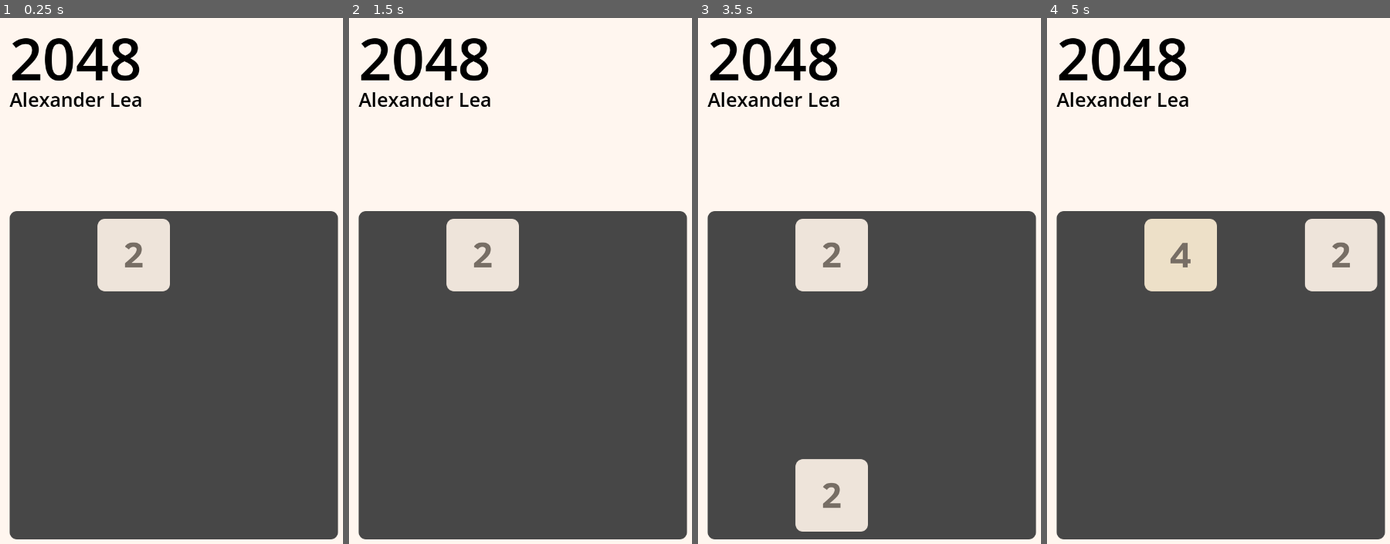
Above: before the commit, frames 1-4 (left to right).
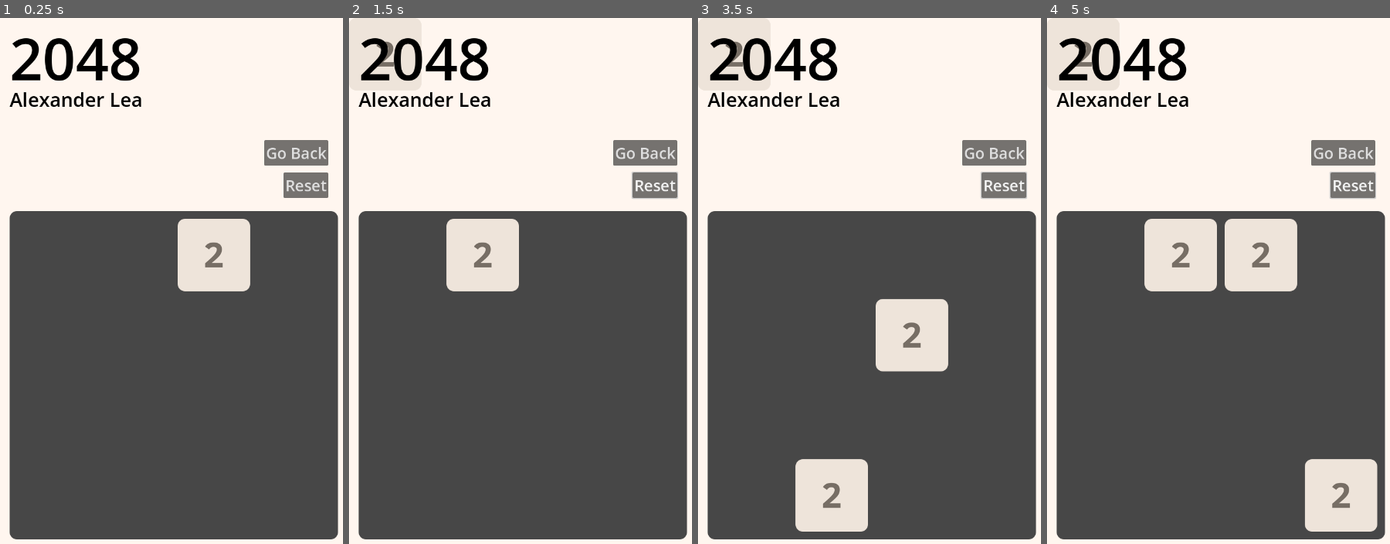
Above: after the commit, the same moments.

Repository: AlexLea444/2048
Game: Godot game, scene res://game.tscn
Two runs of this game, one before a commit and one after it. Both use one fixed random seed, a clock stepped at 60 frames per second and the inputs below.
Inputs (mouse positions are in pixels of both pictures, inside the frame that each line leads up to):
- Up to frame 1 (0.25 s): no input
- Up to frame 2 (1.5 s): click (654, 186) at 0.5 s, where only the run after the commit has a clickable "Reset"; click (643, 154) at 1.25 s, where only the run after the commit has a clickable "Go Back"
- Up to frame 3 (3.5 s): move the mouse to (948, 296) at 2.02 s; click (948, 296) at 2.17 s; drag from (800, 359) to (855, 449) at 2.77 s
- Up to frame 4 (5 s): move the mouse to (1256, 191) at 3.52 s; click (1256, 191) at 3.67 s; drag from (1204, 449) to (1115, 233) at 4.27 s

The runs differ from the first frame. In frame 1, 7.3% of the frame differs, in the area x 28-96%, y 23-52%; in frame 2, 1.6%; in frame 3, 7.4%; in frame 4, 11%, in the area x 7-97%, y 4-98%.

Commit message:
reset added, go_back not working

Diff:
--- a/game_board.gd
+++ b/game_board.gd
@@ -4,6 +4,7 @@
 enum MODE {STANDARD, EASY, HARD}
 
 var tile_grid = Array()
+var prev_tile_grid = Array()
 
 var swipe_start = null
 var swipe_end = null
@@ -15,16 +16,86 @@
 signal game_over
 
 func _ready() -> void:
-	tile_grid.resize(4)
-	for i in range(4):
-		tile_grid[i] = Array()
-		tile_grid[i].resize(4)
-		for j in range(4):
-			tile_grid[i][j] = false
-	_spawn_new_tile()
+	$reset.pressed.connect(Callable(self, "_on_reset_pressed"))
+	$go_back.pressed.connect(Callable(self, "_on_go_back_pressed"))
+	_setup_grids()
+
+func _on_reset_pressed() -> void:
+	_clear_grid(tile_grid)
+	_clear_grid(prev_tile_grid)
+	_add_new_tile()
+	_draw_tile_grid()
+
+func _on_go_back_pressed() -> void:
+	print("BEFORE")
+	print("prev_tile_grid:")
+	print(prev_tile_grid)
+	print("tile_grid:")
+	print(tile_grid)
+	_copy_grid(prev_tile_grid, tile_grid)
+	_clear_grid(prev_tile_grid)
+	_unhide_grid(tile_grid)
+	_draw_tile_grid()
+	print("AFTER")
+	print("prev_tile_grid:")
+	print(prev_tile_grid)
+	print("tile_grid:")
+	print(tile_grid)
+
+func _copy_grid(source_grid: Array, dest_grid: Array) -> void:
+	_clear_grid(dest_grid)
+	for i in range(4):
+		for j in range(4):
+			if source_grid[i][j]:
+				dest_grid[i][j] = _copy_tile(source_grid[i][j])
+
+func _clear_grid(grid: Array) -> void:
+	for i in range(4):
+		for j in range(4):
+			if grid[i][j]:
+				_drop_from_grid(grid, i, j)
+
+func _hide_grid(grid: Array) -> void:
+	for i in range(4):
+		for j in range(4):
+			if grid[i][j]:
+				grid[i][j].hide()
+
+func _unhide_grid(grid: Array) -> void:
+	for i in range(4):
+		for j in range(4):
+			if grid[i][j]:
+				grid[i][j].show()
+
+func _drop_from_grid(grid:Array, i: int, j: int) -> void:
+	remove_child(grid[i][j])
+	grid[i][j] = false
+
+func _copy_tile(tile: Node2D) -> Node2D:
+	var scene = preload("res://tile.tscn") as PackedScene
+	var instance = scene.instantiate()
+	instance._set_log_val(tile._get_log_val())
+	add_child(instance)
+	return instance
+
+func _setup_grids() -> void:
+	tile_grid = _new_grid()
+	prev_tile_grid = _new_grid()
+	_add_new_tile()
+	_draw_tile_grid()
+
+func _new_grid() -> Array:
+	var new_grid = Array()
+	new_grid.resize(4)
+	for i in range(4):
+		new_grid[i] = Array()
+		new_grid[i].resize(4)
+		for j in range(4):
+			new_grid[i][j] = false
+	return new_grid
 
 # Returns false if new tile cannot be spawned
-func _spawn_new_tile() -> bool:
+func _add_new_tile() -> bool:
 	var empties = _get_empties()
 	if empties.is_empty():
 		emit_signal("game_over")
@@ -36,7 +107,6 @@
 			var scene = preload("res://tile.tscn") as PackedScene
 			tile_grid[coords[0]][coords[1]] = scene.instantiate()
 			add_child(tile_grid[coords[0]][coords[1]])
-			_draw_tile_grid()
 			return true
 		_:
 			return false
@@ -70,6 +140,10 @@
 	if swipe_dir == DIR.NONE and swiping:
 		swipe_dir = _get_dir()
 
+	if _will_move(swipe_dir):
+		_copy_grid(tile_grid, prev_tile_grid)
+		_hide_grid(prev_tile_grid)
+
 	var moved = false
 	match swipe_dir:
 		DIR.NONE:
@@ -84,7 +158,30 @@
 			moved = _swipe_down()
 
 	if moved:
-		_spawn_new_tile()
+		_add_new_tile()
+		_draw_tile_grid()
+
+# Returns true if the grid will update after a swipe
+func _will_move(swipe_dir: DIR) -> bool:
+	var tmp = _new_grid()
+	_copy_grid(tile_grid, tmp)
+
+	var moved = false
+	match swipe_dir:
+		DIR.NONE:
+			return false
+		DIR.LEFT:
+			moved = _swipe_left()
+		DIR.RIGHT:
+			moved = _swipe_right()
+		DIR.UP:
+			moved = _swipe_up()
+		DIR.DOWN:
+			moved = _swipe_down()
+
+	_copy_grid(tmp, tile_grid)
+	_clear_grid(tmp)
+	return moved
 
 func _get_dir() -> DIR:
 	var x_diff = swipe_end.x - swipe_start.x
@@ -113,8 +210,7 @@
 					if tile_grid[i][k]:
 						if tile_grid[i][k]._get_log_val() == tile_grid[i][j]._get_log_val():
 							tile_grid[i][j]._inc_log_val()
-							tile_grid[i][k].free()
-							tile_grid[i][k] = false
+							_drop_from_grid(tile_grid, i, k)
 							moved = true
 						break
 	for i in range(4):
@@ -138,8 +234,7 @@
 					if tile_grid[i][3 - k]:
 						if tile_grid[i][3 - k]._get_log_val() == tile_grid[i][3 - j]._get_log_val():
 							tile_grid[i][3 - j]._inc_log_val()
-							tile_grid[i][3 - k].free()
-							tile_grid[i][3 - k] = false
+							_drop_from_grid(tile_grid, i, 3-k)
 							moved = true
 						break
 	for i in range(4):
@@ -163,8 +258,7 @@
 					if tile_grid[k][j]:
 						if tile_grid[k][j]._get_log_val() == tile_grid[i][j]._get_log_val():
 							tile_grid[i][j]._inc_log_val()
-							tile_grid[k][j].free()
-							tile_grid[k][j] = false
+							_drop_from_grid(tile_grid, k, j)
 							moved = true
 						break
 	for j in range(4):
@@ -188,8 +282,7 @@
 					if tile_grid[3 - k][j]:
 						if tile_grid[3 - k][j]._get_log_val() == tile_grid[3 - i][j]._get_log_val():
 							tile_grid[3 - i][j]._inc_log_val()
-							tile_grid[3 - k][j].free()
-							tile_grid[3 - k][j] = false
+							_drop_from_grid(tile_grid, 3-k, j)
 							moved = true
 						break
 	for j in range(4):
@@ -204,6 +297,7 @@
 
 	return moved
 
+# Deprecated
 func _closest_in_dir(i: int, j: int, dir: DIR) -> Array:
 	var idx = -1
 	if dir == DIR.LEFT or dir == DIR.RIGHT:
--- a/game_board.tscn
+++ b/game_board.tscn
@@ -18,3 +18,19 @@
 offset_right = 700.0
 offset_bottom = 1080.0
 theme_override_styles/panel = SubResource("StyleBoxFlat_17g6i")
+
+[node name="reset" type="Button" parent="."]
+offset_left = 587.0
+offset_top = 320.0
+offset_right = 680.0
+offset_bottom = 373.0
+theme_override_font_sizes/font_size = 32
+text = "Reset"
+
+[node name="go_back" type="Button" parent="."]
+offset_left = 547.0
+offset_top = 253.0
+offset_right = 680.0
+offset_bottom = 306.0
+theme_override_font_sizes/font_size = 32
+text = "Go Back"
--- a/tile.gd
+++ b/tile.gd
@@ -33,3 +33,7 @@
 
 func _get_log_val() -> int:
 	return log_val
+
+func _set_log_val(new_val: int) -> void:
+	log_val = new_val
+	_set_img()
